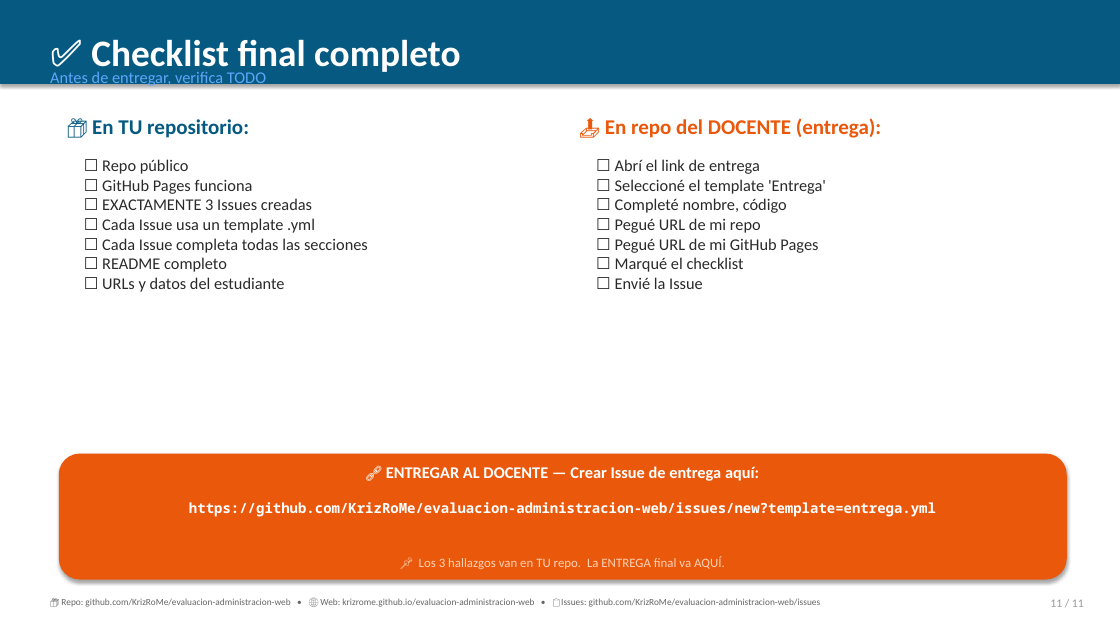
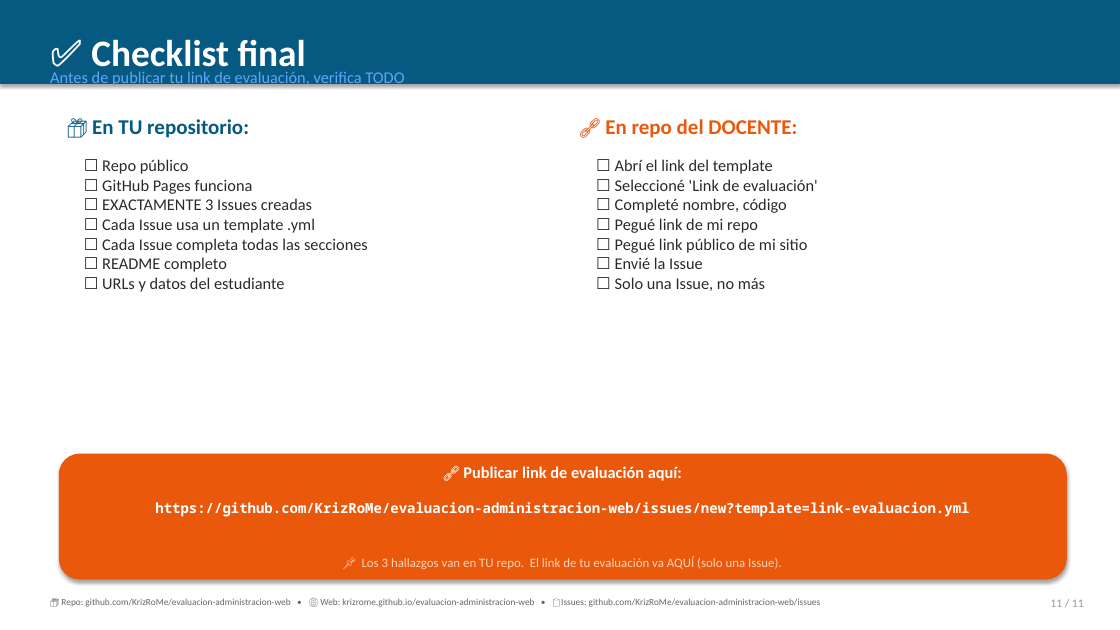
Before and after one commit to KrizRoMe/evaluacion-administracion-web, a slide deck: slide 11 of EVALUACION_PRACTICA_01.pptx. Drawn at 1120x630 pixels with LibreOffice and Linux fonts; fonts in the diff are those of the drawing. Boxes give left, top, right and bottom in pixels: in the first picture for what was removed or moved away, otherwise in the second. Text is boxed around its words. In the diff, an @@ line names an element or a change of style, - is before the commit and + after.

```diff
--- a/EVALUACION_PRACTICA_01.pptx
+++ b/EVALUACION_PRACTICA_01.pptx
@@ text at [91, 39, 306, 76]: text changed @@
-✅ Checklist final completo
+✅ Checklist final
@@ text at [50, 72, 404, 88]: text changed @@
-Antes de entregar, verifica TODO
+Antes de publicar tu link de evaluación, verifica TODO
@@ text at [605, 119, 797, 138]: text changed @@
-📤 En repo del DOCENTE (entrega):
+🔗 En repo del DOCENTE:
@@ text at [615, 159, 818, 191]: text changed @@
-☐ Abrí el link de entrega
-☐ Seleccioné el template 'Entrega'
+☐ Abrí el link del template
+☐ Seleccioné 'Link de evaluación'
@@ text at [615, 218, 808, 253]: text changed @@
-☐ Pegué URL de mi repo
-☐ Pegué URL de mi GitHub Pages
-☐ Marqué el checklist
+☐ Pegué link de mi repo
+☐ Pegué link público de mi sitio
@@ text at [615, 277, 765, 291]: paragraph added @@
+☐ Solo una Issue, no más
@@ text at [463, 466, 682, 481]: text changed @@
-🔗 ENTREGAR AL DOCENTE — Crear Issue de entrega aquí:
+🔗 Publicar link de evaluación aquí:
@@ text at [155, 502, 969, 517]: text changed @@
-https://github.com/KrizRoMe/evaluacion-administracion-web/issues/new?template=entrega.yml
+https://github.com/KrizRoMe/evaluacion-administracion-web/issues/new?template=link-evaluacion.yml
@@ text at [362, 556, 782, 569]: text changed @@
-📌 Los 3 hallazgos van en TU repo. La ENTREGA final va AQUÍ.
+📌 Los 3 hallazgos van en TU repo. El link de tu evaluación va AQUÍ (solo una Issue).
```
Also in this commit, not shown: 3 other slides changed, 4 other files.
